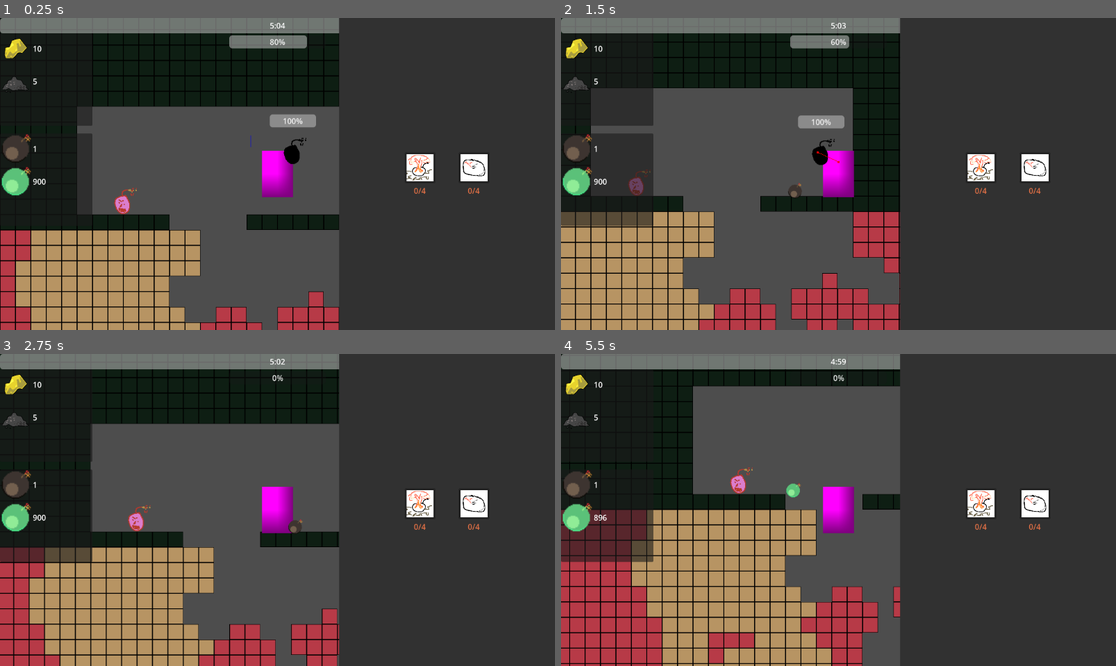
Above: before the commit, frames 1-4 (two rows, left to right).
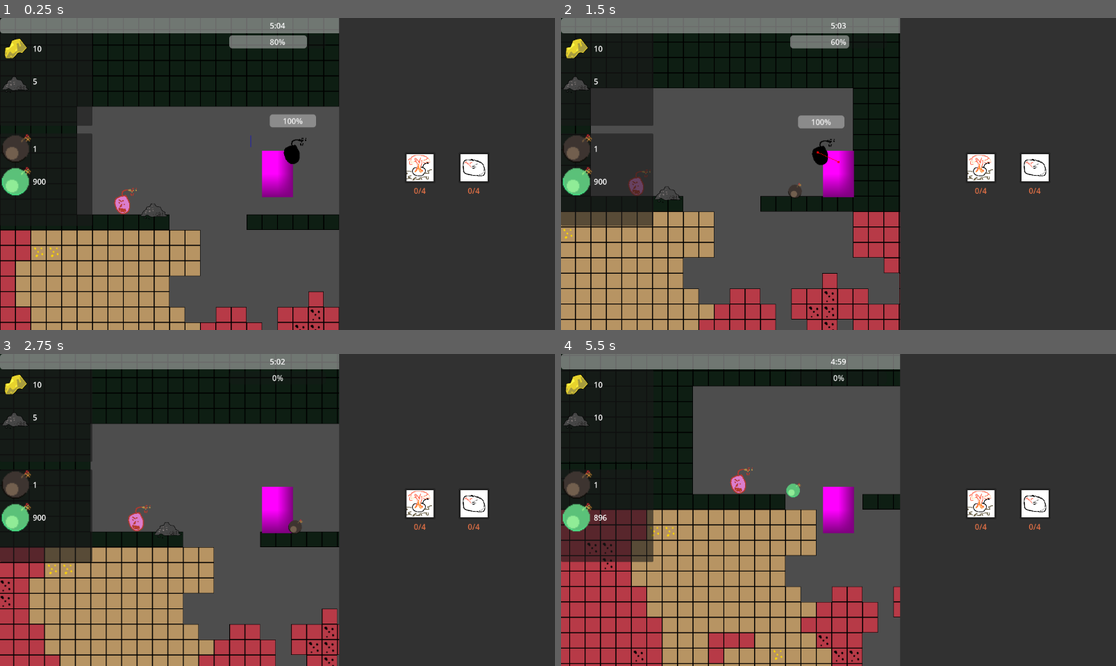
Above: after the commit, the same moments.

Repository: DevFTB/LD57
Game: Godot game, scene res://game.tscn
The game is run twice, just before and just after one commit, with the same random seed, the same clock (stepped at 60 frames per second) and the same inputs.
Inputs (mouse positions are in pixels of both pictures, inside the frame that each line leads up to):
- Up to frame 1 (0.25 s): no input
- Up to frame 2 (1.5 s): move the mouse to (810, 236) at 0.52 s; hold D (move_right) from 0.53 s (still down); click (810, 236) at 0.6 s; tap W (jump) at 0.77 s; move the mouse to (1005, 220) at 1.27 s; tap E (interact) at 1.35 s
- Up to frame 3 (2.75 s): tap W (jump) at 1.52 s; click (444, 556) at 1.55 s; move the mouse to (111, 463) at 2.02 s; release D (move_right) at 2.03 s; hold A (move_left) from 2.03 s (still down); hold 1 (select_bomb_1) from 2.03 s (still down); click (111, 463) at 2.3 s
- Up to frame 4 (5.5 s): move the mouse to (866, 510) at 2.77 s; release 1 (select_bomb_1) at 2.78 s; tap 2 (select_bomb_2) at 2.85 s; tap W (jump) at 3.02, 3.77, 4.52 s; click (866, 510) at 3.05 s; move the mouse to (755, 432) at 3.52 s; tap 3 (select_bomb_3) at 3.6 s; click (755, 432) at 3.8 s; move the mouse to (960, 494) at 4.27 s; release A (move_left) at 4.28 s; hold D (move_right) from 4.28 s (still down); click (960, 494) at 4.35 s; move the mouse to (727, 525) at 5.02 s; click (727, 525) at 5.1 s

The runs differ from the first frame. In frame 1, 0.1% of the frame differs, in the area x 6-58%, y 59-100%; in frame 2, 0.1%; in frame 3, 0.2%, in the area x 0-61%, y 53-100%; in frame 4, 0.2%.

Commit message:
Added world drops

Diff:
--- /dev/null
+++ b/entities/item/item_entity.gd
@@ -0,0 +1,16 @@
+extends RigidBody2D
+class_name ItemEntity
+
+@export var item: Item
+@export var quantity: int = 1
+
+@onready var player_detector: PlayerDetectorArea2D = $PlayerDetectorArea2D
+@onready var sprite_2d: Sprite2D = $Sprite2D
+
+func _ready() -> void:
+	sprite_2d.texture = item.texture
+	player_detector.player_entered.connect(_on_player_entered)
+
+func _on_player_entered(player: Player) -> void:
+	player.mineral_inventory_component.inventory.add_item(item, quantity)
+	queue_free()
--- /dev/null
+++ b/entities/item/item_entity.tscn
@@ -0,0 +1,35 @@
+[gd_scene load_steps=7 format=3 uid="uid://bkh5wheo7tg4h"]
+
+[ext_resource type="Script" uid="uid://cks8634iddsry" path="res://entities/item/item_entity.gd" id="1_qtltb"]
+[ext_resource type="Resource" uid="uid://bfwwxfc0kwllo" path="res://systems/inventory/items/item_bombpowder.tres" id="2_66d2l"]
+[ext_resource type="Script" uid="uid://1x04lpb258os" path="res://world/detectors/player_detector_area_2d.gd" id="3_a2vk7"]
+
+[sub_resource type="PhysicsMaterial" id="PhysicsMaterial_qtltb"]
+bounce = 0.5
+
+[sub_resource type="CircleShape2D" id="CircleShape2D_e36ub"]
+
+[sub_resource type="CircleShape2D" id="CircleShape2D_hb5m1"]
+radius = 24.0
+
+[node name="ItemEntity" type="RigidBody2D"]
+physics_material_override = SubResource("PhysicsMaterial_qtltb")
+lock_rotation = true
+script = ExtResource("1_qtltb")
+item = ExtResource("2_66d2l")
+quantity = 5
+
+[node name="CollisionShape2D" type="CollisionShape2D" parent="."]
+shape = SubResource("CircleShape2D_e36ub")
+
+[node name="Sprite2D" type="Sprite2D" parent="."]
+scale = Vector2(0.5, 0.5)
+
+[node name="PlayerDetectorArea2D" type="Area2D" parent="."]
+collision_layer = 0
+collision_mask = 2
+script = ExtResource("3_a2vk7")
+metadata/_custom_type_script = "uid://1x04lpb258os"
+
+[node name="CollisionShape2D" type="CollisionShape2D" parent="PlayerDetectorArea2D"]
+shape = SubResource("CircleShape2D_hb5m1")
--- a/entities/player/player.gd
+++ b/entities/player/player.gd
@@ -56,7 +56,6 @@
 
 	if _holding_throw:
 		_throw_action_held_time += delta
-		print(_throw_action_held_time)
 
 		if Input.is_action_just_released("throw"):
 			var strength := throw_strength_curve.sample_baked(_throw_action_held_time)
--- a/entities/throwables/bomb/bomb_sticky.tres
+++ b/entities/throwables/bomb/bomb_sticky.tres
@@ -9,7 +9,7 @@
 id = &"sticky"
 bomb_icon = ExtResource("1_bans4")
 bomb_scene = ExtResource("1_281vg")
-hardness = 1.0
+hardness = 3.0
 is_perishable = true
 is_sticky = true
 explosion_radius = 2
--- a/game.tscn
+++ b/game.tscn
@@ -12,11 +12,13 @@
 [ext_resource type="Script" uid="uid://dgalf5pstb0iw" path="res://entities/throwables/bomb/bomb_type.gd" id="4_hve3p"]
 [ext_resource type="PackedScene" uid="uid://bq84mpxun851f" path="res://entities/moab/moab_entity.tscn" id="4_j5wjh"]
 [ext_resource type="Resource" uid="uid://b6nkhnlvgtk7s" path="res://systems/upgrades/upgrade_bomb_hardness.tres" id="4_rvswv"]
+[ext_resource type="TileSet" uid="uid://1s8d18ai2k57" path="res://world/tileset/ore_tileset.tres" id="5_e36ub"]
 [ext_resource type="PackedScene" uid="uid://jc5sht43d6gw" path="res://entities/enemies/enemy.tscn" id="5_vef74"]
 [ext_resource type="Script" uid="uid://cr0u8ykoigma" path="res://ui/bomb_timer/bomb_ui.gd" id="7_eow3j"]
 [ext_resource type="Resource" uid="uid://diae5nc080sux" path="res://entities/player/player_bomb_inventory.tres" id="8_mfdv2"]
 [ext_resource type="PackedScene" uid="uid://df3b6w0eshfhw" path="res://ui/upgrade/upgrade_button.tscn" id="9_215e1"]
 [ext_resource type="Script" uid="uid://1x04lpb258os" path="res://world/detectors/player_detector_area_2d.gd" id="9_rvswv"]
+[ext_resource type="PackedScene" uid="uid://bkh5wheo7tg4h" path="res://entities/item/item_entity.tscn" id="11_hb5m1"]
 [ext_resource type="PackedScene" uid="uid://787nmru65xmp" path="res://ui/health/health_bar.tscn" id="14_215e1"]
 [ext_resource type="Script" uid="uid://b3r1glubcsdwt" path="res://ui/upgrade/upgrade_gui.gd" id="14_e8heu"]
 
@@ -45,6 +47,7 @@
 tile_set = ExtResource("2_e2o6t")
 
 [node name="OreIndicators" type="TileMapLayer" parent="World/Level"]
+tile_set = ExtResource("5_e36ub")
 
 [node name="NavMeshes" type="Node2D" parent="World/Level"]
 
@@ -79,6 +82,9 @@
 position = Vector2(12, -16)
 shape = SubResource("RectangleShape2D_rvswv")
 
+[node name="ItemEntity" parent="World" instance=ExtResource("11_hb5m1")]
+position = Vector2(-128, -3256)
+
 [node name="GUI" type="CanvasLayer" parent="."]
 
 [node name="HUD" type="Control" parent="GUI"]
--- a/world.gd
+++ b/world.gd
@@ -1,7 +1,8 @@
 extends Node2D
 
 @onready var player: Player = $Player
-@onready var tilemap: TileMapLayer = $Level/CaveBlocks
+@onready var cave_blocks_tilemap: TileMapLayer = $Level/CaveBlocks
+@onready var ore_tilemap: TileMapLayer = $Level/OreIndicators
 @onready var nav_meshes = $Level/NavMeshes
 
 func _ready() -> void:
@@ -17,12 +18,11 @@
 	new_bomb.apply_central_impulse(data.impulse)
 
 	new_bomb.exploded.connect(_on_bomb_exploded.bind(new_bomb))
-	print(data.impulse)
 
 func _on_bomb_exploded(bomb: ThrowableBomb) -> void:
 	var explosion_radius := bomb.bomb_type.explosion_radius
 
-	var map_position_of_explosion = tilemap.local_to_map(bomb.global_position)
+	var map_position_of_explosion = cave_blocks_tilemap.local_to_map(bomb.global_position)
 
 	# Generates a bounding rectangle for the explosion.
 	var top_left = map_position_of_explosion - Vector2i.ONE * explosion_radius
@@ -37,7 +37,7 @@
 			# Checks in a circle around the center
 			if distance < explosion_radius:
 				var tile_location := Vector2i(x, y)
-				var tile_data: TileData = tilemap.get_cell_tile_data(tile_location)
+				var tile_data: TileData = cave_blocks_tilemap.get_cell_tile_data(tile_location)
 				if tile_data:
 					var tile_hardness: int = tile_data.get_custom_data("hardness")
 
@@ -48,9 +48,20 @@
 					if tile_hardness >= 0 and tile_hardness <= bomb_effective_hardness:
 						explosion_tiles.append(Vector2i(x, y))
 
+	for tile in explosion_tiles:
+		var has_ore := ore_tilemap.get_cell_source_id(tile) != -1
+		# check for drops
+		if has_ore:
+			var location := ore_tilemap.map_to_local(tile)
+			var item: Item = ore_tilemap.get_cell_tile_data(tile).get_custom_data("drop_item")
 
-	for tile in explosion_tiles:
-		tilemap.set_cell(tile)
+			# TODO: Add variable drop amounts
+			ore_tilemap.erase_cell(tile)
+			drop_ore(location, item, 1)
+
+		# destroy tile
+		cave_blocks_tilemap.erase_cell(tile)
+
 
 	for nav_mesh in nav_meshes.get_children():
 		var baked_nav_mesh: Array = []
@@ -58,7 +69,26 @@
 			var outline = nav_mesh.get_bounds()
 			var bounding_box = outline.grow(100)
 			for tile in explosion_tiles:
-				if bounding_box.has_point(tilemap.map_to_local(tile)):
+				if bounding_box.has_point(cave_blocks_tilemap.map_to_local(tile)):
 					if not baked_nav_mesh.has(nav_mesh):
 						baked_nav_mesh.append(nav_mesh)
 						nav_mesh.bake_navigation_polygon()
+
+const ITEM_ENTITY := preload("uid://bkh5wheo7tg4h")
+func drop_ore(location: Vector2, item: Item, amount: int) -> void:
+	if item == null:
+		push_warning("Cannot drop null item!")
+		return
+	if amount < 1:
+		push_warning("Cannot drop zero or negative amount")
+		return
+
+	for i in range(amount):
+		var new_entity: ItemEntity = ITEM_ENTITY.instantiate()
+		new_entity.item = item
+		new_entity.quantity = 1
+
+		add_child(new_entity)
+		var offset_vector := Vector2.ONE.rotated(randf() * 2 * PI)
+		new_entity.position = location + offset_vector * 4
+		new_entity.apply_central_impulse(offset_vector * 100)
--- a/world/tileset/ore_tileset.tres
+++ b/world/tileset/ore_tileset.tres
@@ -1,19 +1,29 @@
-[gd_resource type="TileSet" load_steps=3 format=3 uid="uid://1s8d18ai2k57"]
+[gd_resource type="TileSet" load_steps=5 format=3 uid="uid://1s8d18ai2k57"]
 
+[ext_resource type="Resource" uid="uid://bfwwxfc0kwllo" path="res://systems/inventory/items/item_bombpowder.tres" id="1_fryho"]
+[ext_resource type="Resource" uid="uid://bsytuw721i88d" path="res://systems/inventory/items/item_upgradium.tres" id="1_gltk4"]
 [ext_resource type="Texture2D" uid="uid://cpk6xdtc72grb" path="res://world/tileset/test_ores.png" id="1_j0ugs"]
 
 [sub_resource type="TileSetAtlasSource" id="TileSetAtlasSource_0wmwg"]
 texture = ExtResource("1_j0ugs")
 texture_region_size = Vector2i(32, 32)
 0:0/0 = 0
+0:0/0/custom_data_0 = ExtResource("1_fryho")
 1:0/0 = 0
+1:0/0/custom_data_0 = ExtResource("1_fryho")
 2:0/0 = 0
+2:0/0/custom_data_0 = ExtResource("1_fryho")
 3:0/0 = 0
 0:1/0 = 0
+0:1/0/custom_data_0 = ExtResource("1_gltk4")
 1:1/0 = 0
+1:1/0/custom_data_0 = ExtResource("1_gltk4")
 2:1/0 = 0
+2:1/0/custom_data_0 = ExtResource("1_gltk4")
 3:1/0 = 0
 
 [resource]
 tile_size = Vector2i(32, 32)
+custom_data_layer_0/name = "drop_item"
+custom_data_layer_0/type = 24
 sources/0 = SubResource("TileSetAtlasSource_0wmwg")
Not shown, added: entities/item/item_entity.gd.uid
Not shown: 1 places in game.tscn that only renumber resources
